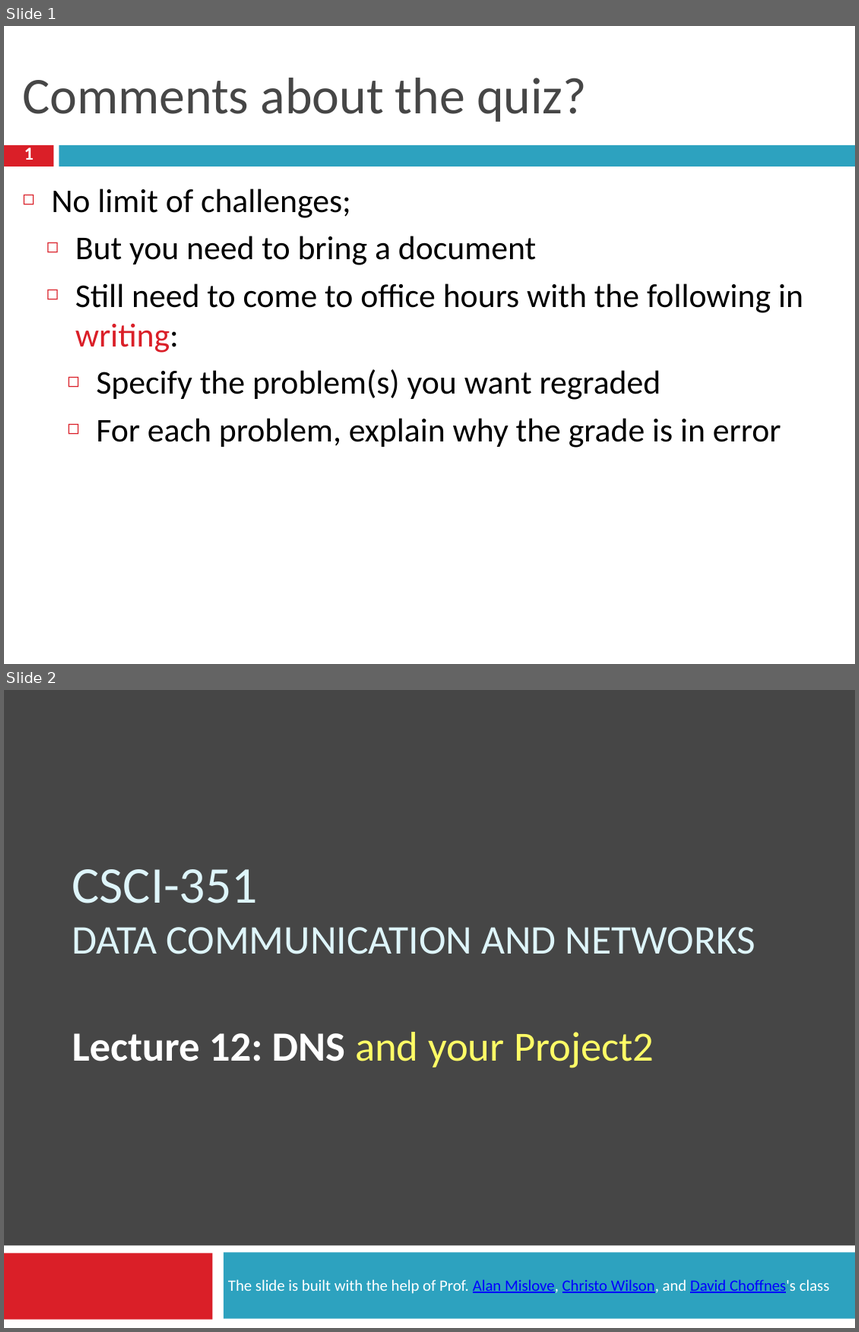
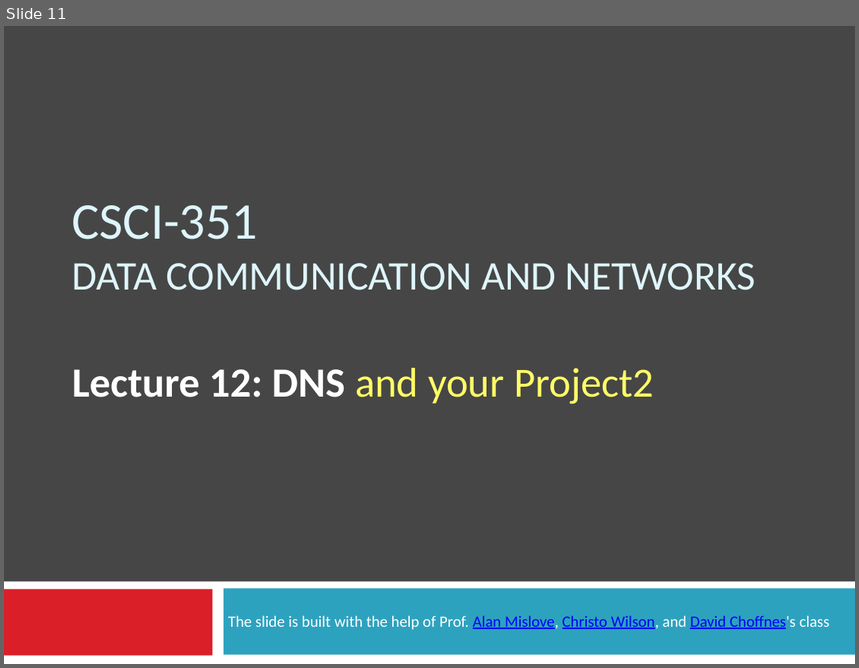
Before and after one commit to taejoong/taejoong.github.io, a slide deck: courses/csci-351/handouts/12-DNS.pptx. Shown one above the other, each under a label of ours: slides 1 and 2 before the commit, slide 11 after it. The pictures are 859x1332 and 859x668 pixels, drawn with LibreOffice and Linux fonts; fonts in the diff are those of the drawing. Boxes give left, top, right and bottom in pixels: in the first picture for what was removed or moved away, otherwise in the second. Text is boxed around its words. In the diff, an @@ line names an element or a change of style, - is before the commit and + after.

```diff
--- a/courses/csci-351/handouts/12-DNS.pptx
+++ b/courses/csci-351/handouts/12-DNS.pptx
@@ slide 1 removed at box(4, 26, 855, 664), background #FFFFFF @@
@@ title removed at box(22, 78, 587, 122) @@
-  Comments about the quiz?
@@ rectangle removed at box(4, 145, 53, 167) @@
@@ page number removed at box(25, 144, 34, 160) @@
-1
@@ rectangle removed at box(59, 145, 855, 167) @@
@@ text removed at box(51, 189, 804, 448) @@
-◻ No limit of challenges;
-  ◻ But you need to bring a document
-  ◻ Still need to come to office hours with the following in writing:
-    ◻ Specify the problem(s) you want regraded
-    ◻ For each problem, explain why the grade is in error
@@ what was slide 2 is now slide 11 @@
```
Also in this commit, not shown: 7 slides changed, 1 slide added, 12 other slides removed, 3 other files.
